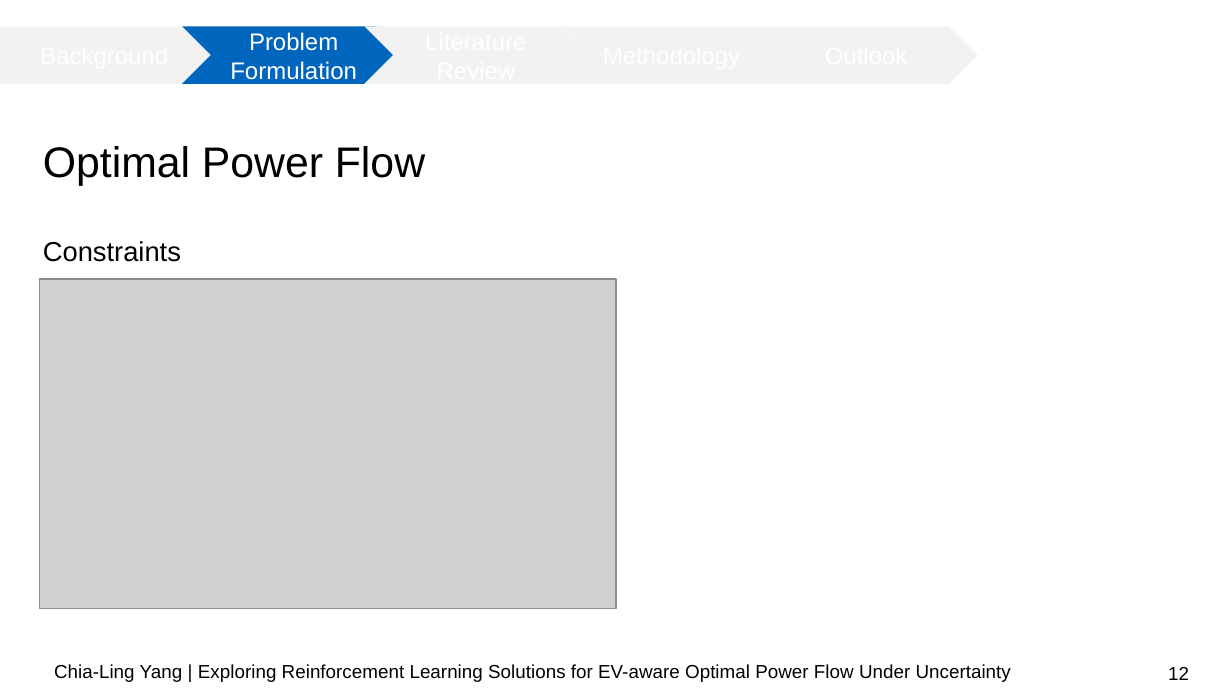
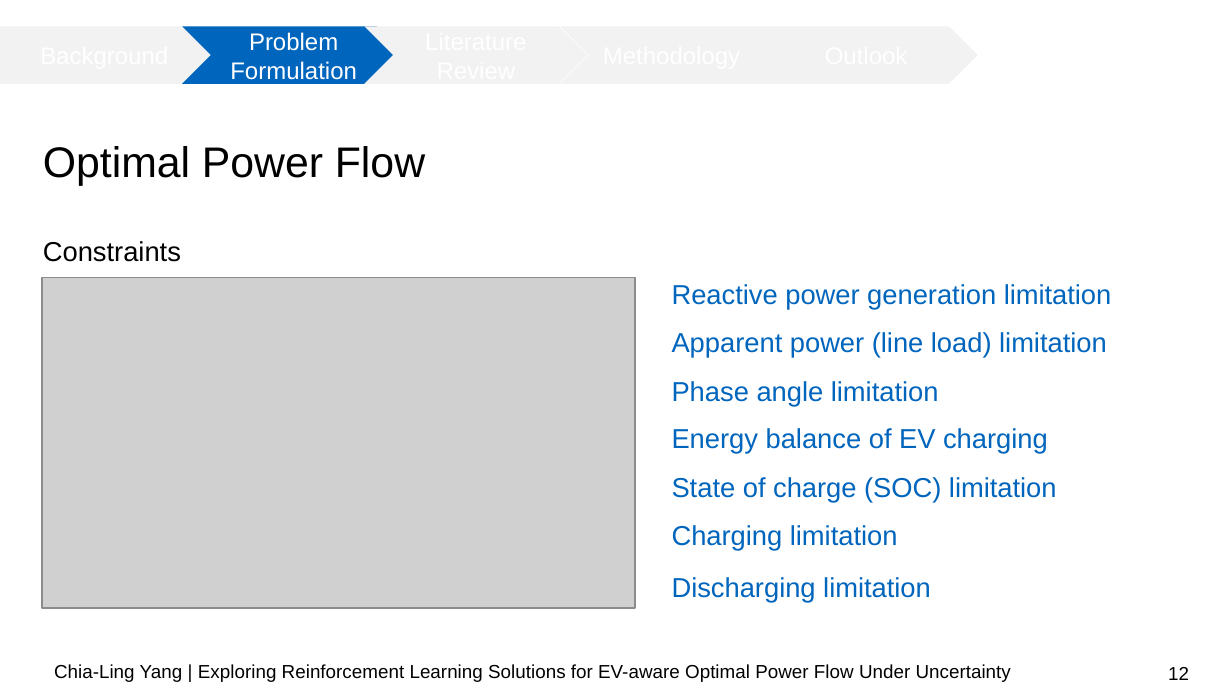
Before and after one commit to chialingyang7718/RL_OPF_EVaware, a slide deck: slide 12 of Mid-term Presentation.pptx. Drawn at 1232x693 pixels with LibreOffice and Linux fonts; fonts in the diff are those of the drawing; grey boxes stand for pictures; background and template pictures are left out. Boxes give left, top, right and bottom in pixels: in the first picture for what was removed or moved away, otherwise in the second. Text is boxed around its words. In the diff, an @@ line names an element or a change of style, - is before the commit and + after.

```diff
--- a/Mid-term Presentation.pptx
+++ b/Mid-term Presentation.pptx
@@ picture: place and size @@
-picture at (39, 280, 616, 610)
+picture at (42, 277, 634, 607)
@@ text added at (672, 284, 1112, 310), 16 pt, text #0065BD @@
+Reactive power generation limitation
@@ text added at (672, 332, 1107, 358), 16 pt, text #0065BD @@
+Apparent power (line load) limitation
@@ text added at (672, 381, 939, 407), 16 pt, text #0065BD @@
+Phase angle limitation
@@ text added at (672, 428, 1048, 454), 16 pt, text #0065BD @@
+Energy balance of EV charging
@@ text added at (672, 477, 1057, 503), 16 pt, text #0065BD @@
+State of charge (SOC) limitation
@@ text added at (672, 525, 898, 551), 16 pt, text #0065BD @@
+Charging limitation
@@ text added at (672, 577, 931, 602), 16 pt, text #0065BD @@
+Discharging limitation
```
Also in this commit, not shown: 9 other slides changed, 1 other file.
